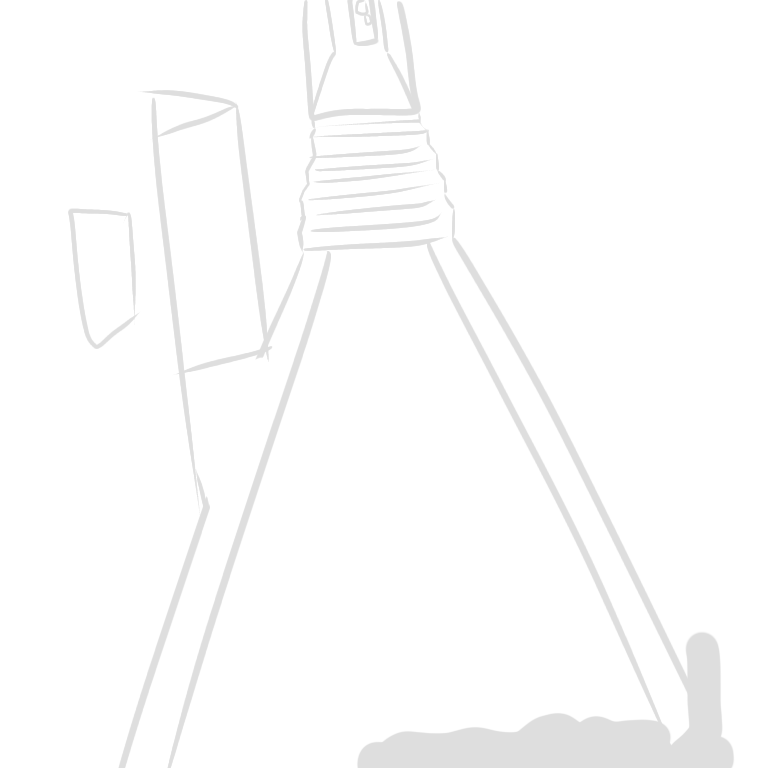
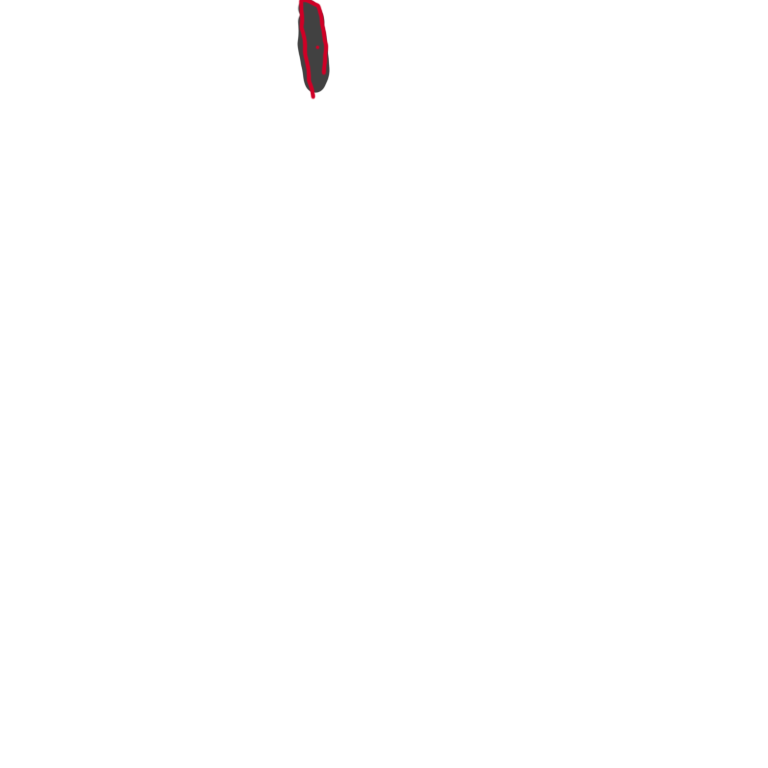
Before/after of a 768px x 768px layered artwork. What changed in the layer stack:
hid "Layer 7" over [357,630,735,768]
added layer "Layer 14" above "Layer 15" over [298,0,329,100]
added layer "Layer 15" above "Layer 1" over [297,0,331,94]
hid "Layer 1", painted on it over [68,0,731,768]
